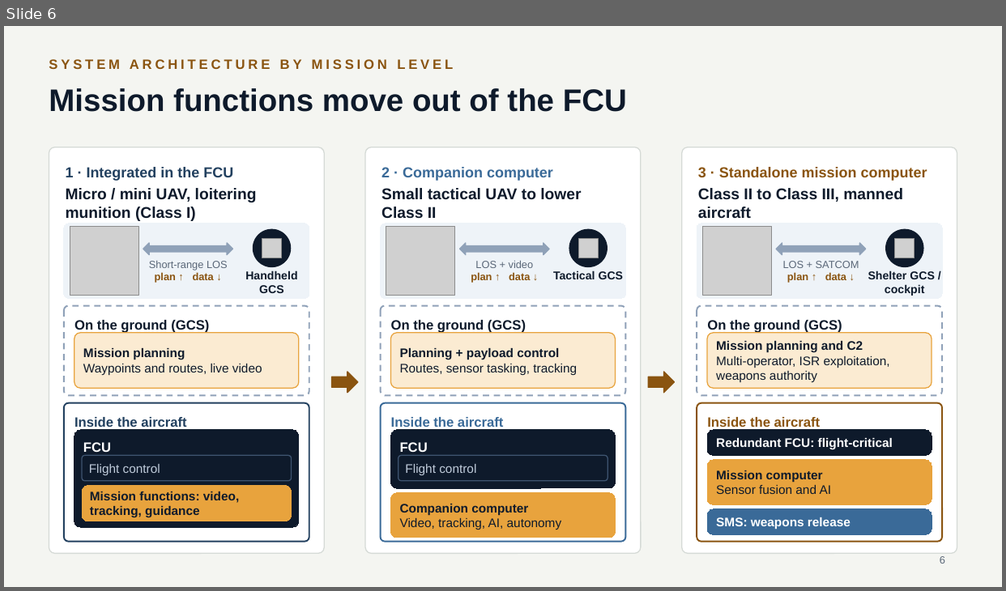
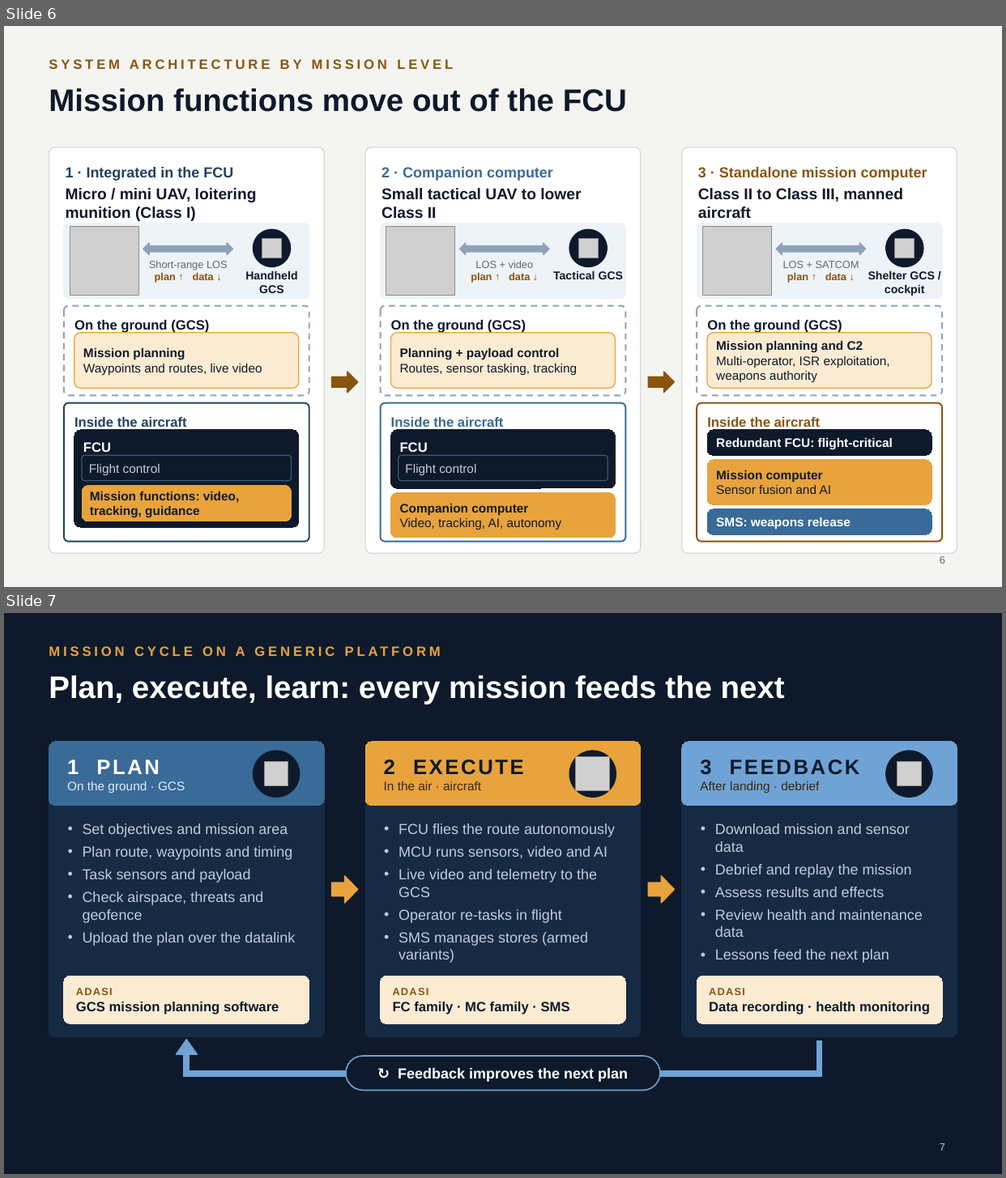
Before and after one commit to mmasabi/AIRepo, a slide deck: Avionics_CoE_Presentation.pptx. Shown one above the other, each under a label of ours: slide 6 before the commit, slides 6 and 7 after it. The pictures are 1006x591 and 1006x1178 pixels, drawn with LibreOffice and Linux fonts; fonts in the diff are those of the drawing; grey boxes stand for pictures. Boxes give left, top, right and bottom in pixels: in the first picture for what was removed or moved away, otherwise in the second. Text is boxed around its words. In the diff, an @@ line names an element or a change of style, - is before the commit and + after.

```diff
--- a/Avionics_CoE_Presentation.pptx
+++ b/Avionics_CoE_Presentation.pptx
@@ slide 7 added at <box>4,613,1002,1174</box>, background #0E1A2B @@
@@ text added at <box>236,646,245,656</box>, 13 pt, text #E8A33D, bold @@
+MISSION CYCLE ON A GENERIC PLATFORM
@@ title added at <box>49,675,785,704</box>, 30 pt, text #FFFFFF, bold @@
+Plan, execute, learn: every mission feeds the next
@@ rounded rectangle added at <box>49,742,325,1037</box>, fill #162A44, outline #162A44 0.75 pt @@
@@ rounded rectangle added at <box>49,742,325,806</box>, fill #3A6A98, outline #3A6A98 0.75 pt, 12 pt, text #E3ECF5 @@
+1 PLAN
+On the ground · GCS
@@ ellipse added at <box>253,751,300,797</box>, fill #0E1A2B, outline #0E1A2B 1 pt @@
@@ rounded rectangle added at <box>365,742,641,1037</box>, fill #162A44, outline #162A44 0.75 pt @@
@@ rounded rectangle added at <box>365,742,641,806</box>, fill #E8A33D, outline #E8A33D 0.75 pt, 12 pt, text #3A2A10 @@
+2 EXECUTE
+In the air · aircraft
@@ ellipse added at <box>570,751,616,797</box>, fill #0E1A2B, outline #0E1A2B 1 pt @@
@@ picture added at <box>576,756,611,791</box> @@
@@ rounded rectangle added at <box>682,742,957,1037</box>, fill #162A44, outline #162A44 0.75 pt @@
@@ rounded rectangle added at <box>682,742,957,806</box>, fill #6FA3D6, outline #6FA3D6 0.75 pt, 12 pt, text #3A2A10 @@
+3 FEEDBACK
+After landing · debrief
@@ ellipse added at <box>886,751,932,797</box>, fill #0E1A2B, outline #0E1A2B 1 pt @@
@@ picture added at <box>265,762,288,786</box> @@
@@ picture added at <box>897,762,921,786</box> @@
@@ text added at <box>83,824,295,946</box>, 14 pt, text #BFCBDA @@
+• Set objectives and mission area
+• Plan route, waypoints and timing
+• Task sensors and payload
+• Check airspace, threats and geofence
+• Upload the plan over the datalink
@@ text added at <box>398,824,615,963</box>, 14 pt, text #BFCBDA @@
+• FCU flies the route autonomously
+• MCU runs sensors, video and AI
+• Live video and telemetry to the GCS
+• Operator re-tasks in flight
+• SMS manages stores (armed variants)
@@ text added at <box>715,824,923,963</box>, 14 pt, text #BFCBDA @@
+• Download mission and sensor data
+• Debrief and replay the mission
+• Assess results and effects
+• Review health and maintenance data
+• Lessons feed the next plan
@@ right arrow added at <box>332,876,358,904</box>, fill #E8A33D, outline #E8A33D 1 pt @@
@@ right arrow added at <box>649,876,675,904</box>, fill #E8A33D, outline #E8A33D 1 pt @@
@@ rounded rectangle added at <box>64,976,309,1024</box>, fill #FBEBD2, outline #FBEBD2 0.75 pt, 13 pt, text #0E1A2B, bold @@
+ADASI
+GCS mission planning software
@@ rounded rectangle added at <box>381,976,626,1024</box>, fill #FBEBD2, outline #FBEBD2 0.75 pt, 13 pt, text #0E1A2B, bold @@
+ADASI
+FC family · MC family · SMS
@@ rounded rectangle added at <box>697,976,943,1024</box>, fill #FBEBD2, outline #FBEBD2 0.75 pt, 13 pt, text #0E1A2B, bold @@
+ADASI
+Data recording · health monitoring
@@ triangle added at <box>177,1040,197,1054</box>, fill #6FA3D6, outline #6FA3D6 1 pt @@
@@ rectangle added at <box>817,1041,822,1076</box>, fill #6FA3D6, outline #6FA3D6 1 pt @@
@@ rectangle added at <box>184,1071,817,1076</box>, fill #6FA3D6, outline #6FA3D6 1 pt @@
@@ rectangle added at <box>184,1053,189,1076</box>, fill #6FA3D6, outline #6FA3D6 1 pt @@
@@ rounded rectangle added at <box>346,1056,661,1091</box>, fill #0E1A2B, outline #6FA3D6 1.25 pt, 14 pt, text #FFFFFF, bold @@
+↻ Feedback improves the next plan
@@ page number added at <box>940,1144,945,1151</box>, 10 pt, text #BFCBDA @@
+7
```
